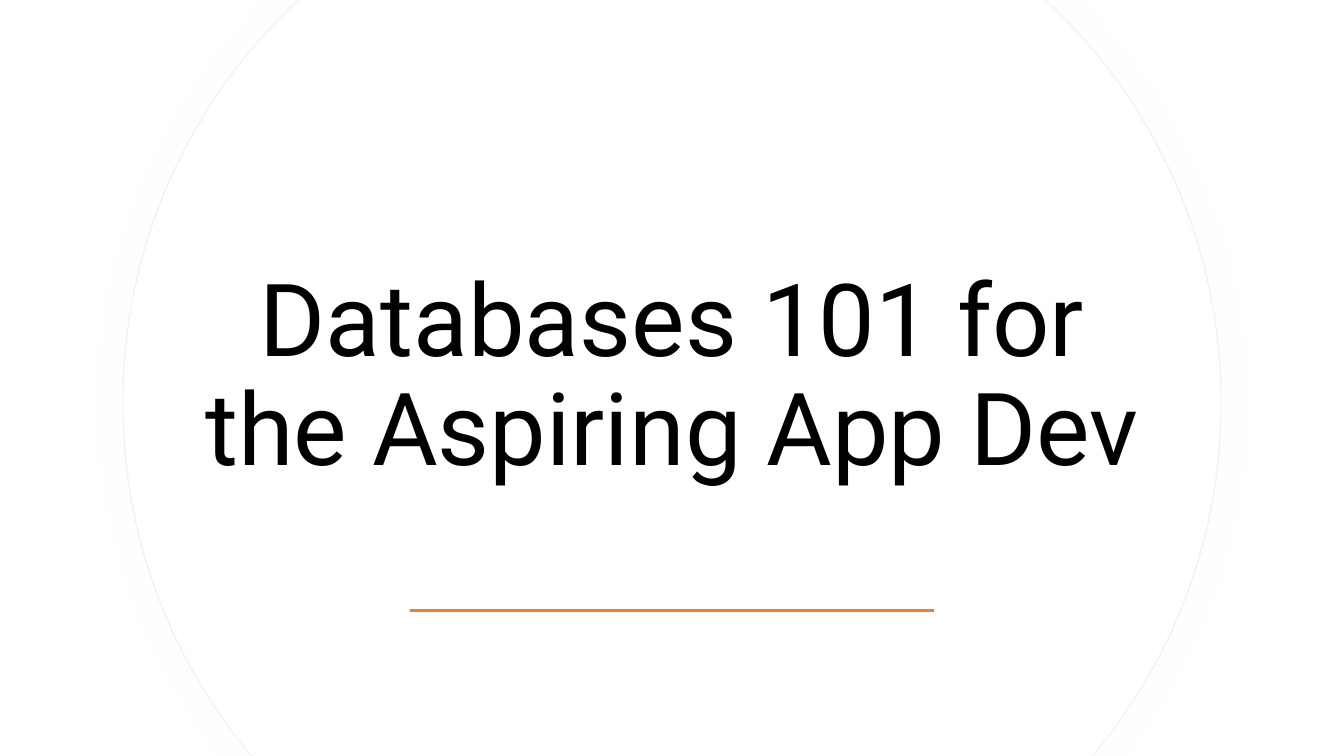
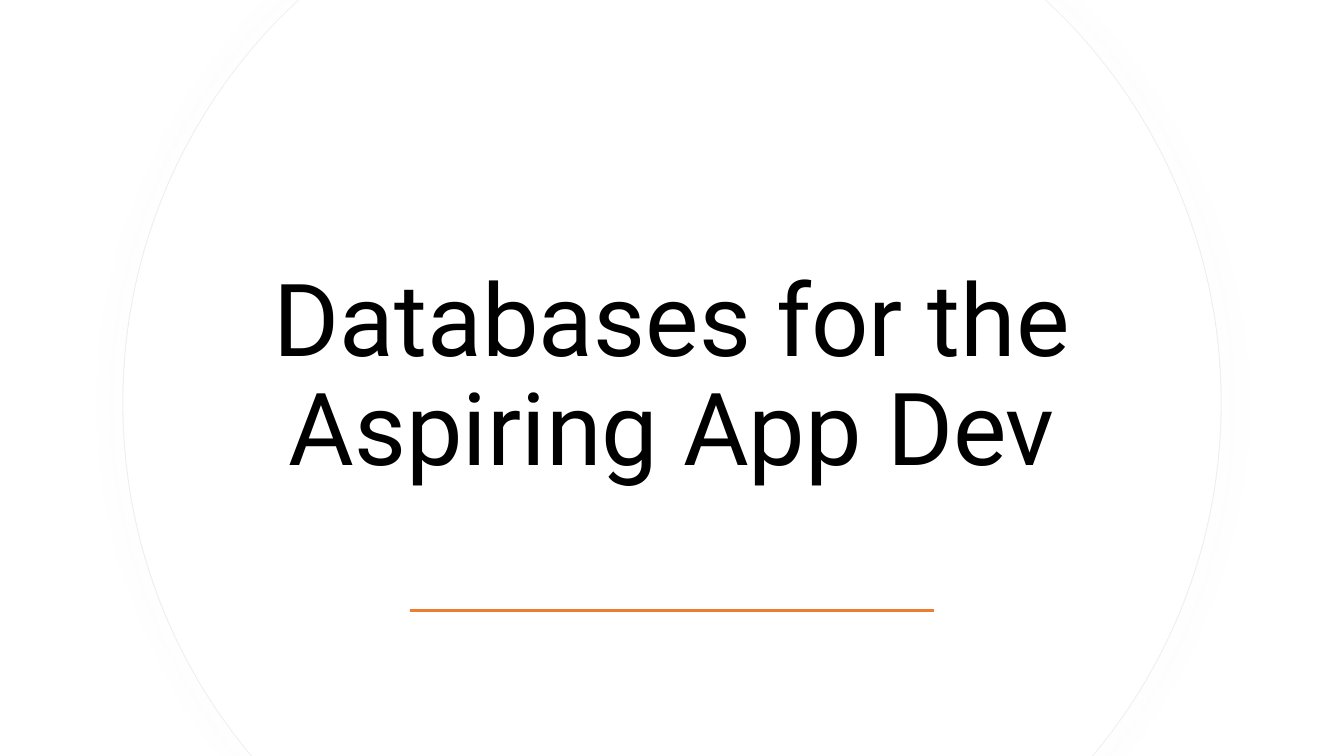
Before and after one commit to williamadba/Public-Presentations, a slide deck: slide 1 of SELU/Distinguished Speaker Series - Sept 2020 - Databases for the Aspiring App Dev.pptx. Drawn at 1344x756 pixels with LibreOffice and Linux fonts; fonts in the diff are those of the drawing. Boxes give left, top, right and bottom in pixels: in the first picture for what was removed or moved away, otherwise in the second. Text is boxed around its words. In the diff, an @@ line names an element or a change of style, - is before the commit and + after.

```diff
--- a/SELU/Distinguished Speaker Series - Sept 2020 - Databases for the Aspiring App Dev.pptx
+++ b/SELU/Distinguished Speaker Series - Sept 2020 - Databases for the Aspiring App Dev.pptx
@@ title at (274, 279, 1070, 486): text changed @@
-Databases 101 for the Aspiring App Dev
+Databases for the Aspiring App Dev
```
Also in this commit, not shown: 3 other slides changed.
